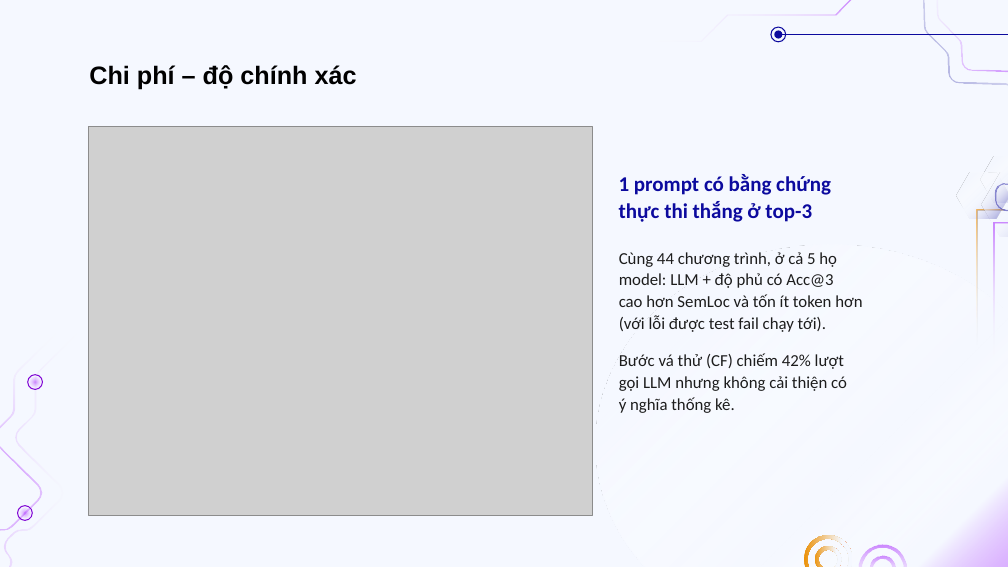
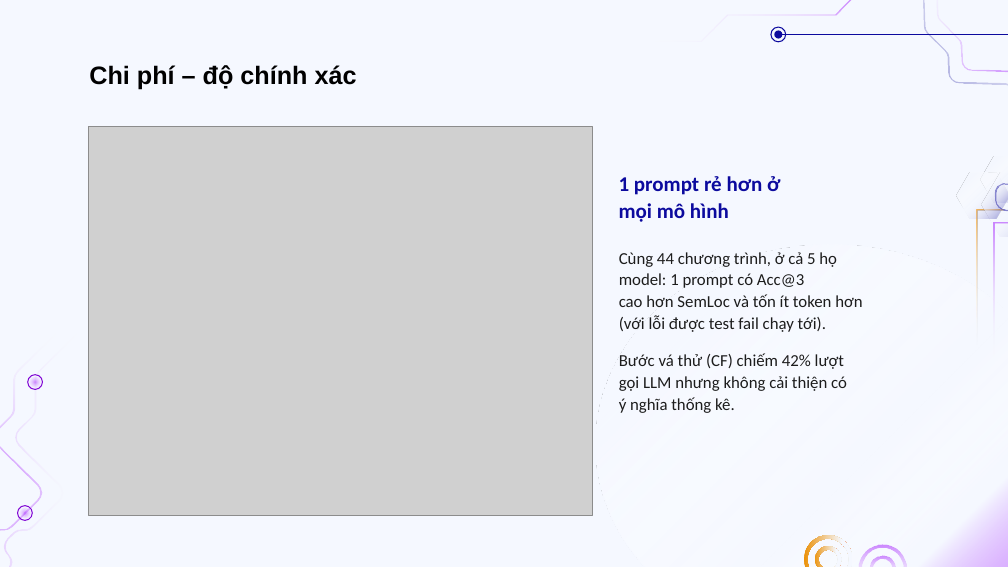
Before and after one commit to doanan293/grounded-or-guessed, a slide deck: slide 7 of docs/presentation/bao-cao-lan-2.pptx. Drawn at 1008x567 pixels with LibreOffice and Linux fonts; fonts in the diff are those of the drawing; grey boxes stand for pictures; background and template pictures are left out. Boxes give left, top, right and bottom in pixels: in the first picture for what was removed or moved away, otherwise in the second. Text is boxed around its words. In the diff, an @@ line names an element or a change of style, - is before the commit and + after.

```diff
--- a/docs/presentation/bao-cao-lan-2.pptx
+++ b/docs/presentation/bao-cao-lan-2.pptx
@@ text at (619, 176, 780, 222): text changed @@
-1 prompt có bằng chứng
-thực thi thắng ở top-3
+1 prompt rẻ hơn ở
+mọi mô hình
@@ text at (619, 252, 862, 332): text changed @@
-Cùng 44 chương trình, ở cả 5 họ
-model: LLM + độ phủ có Acc@3
-cao hơn SemLoc và tốn ít token hơn
-(với lỗi được test fail chạy tới).
+Cùng 44 chương trình, ở cả 5 họ
+model: 1 prompt có Acc@3
+cao hơn SemLoc và tốn ít token hơn
+(với lỗi được test fail chạy tới).
```
Also in this commit, not shown: 7 other slides changed, 11 other files.
